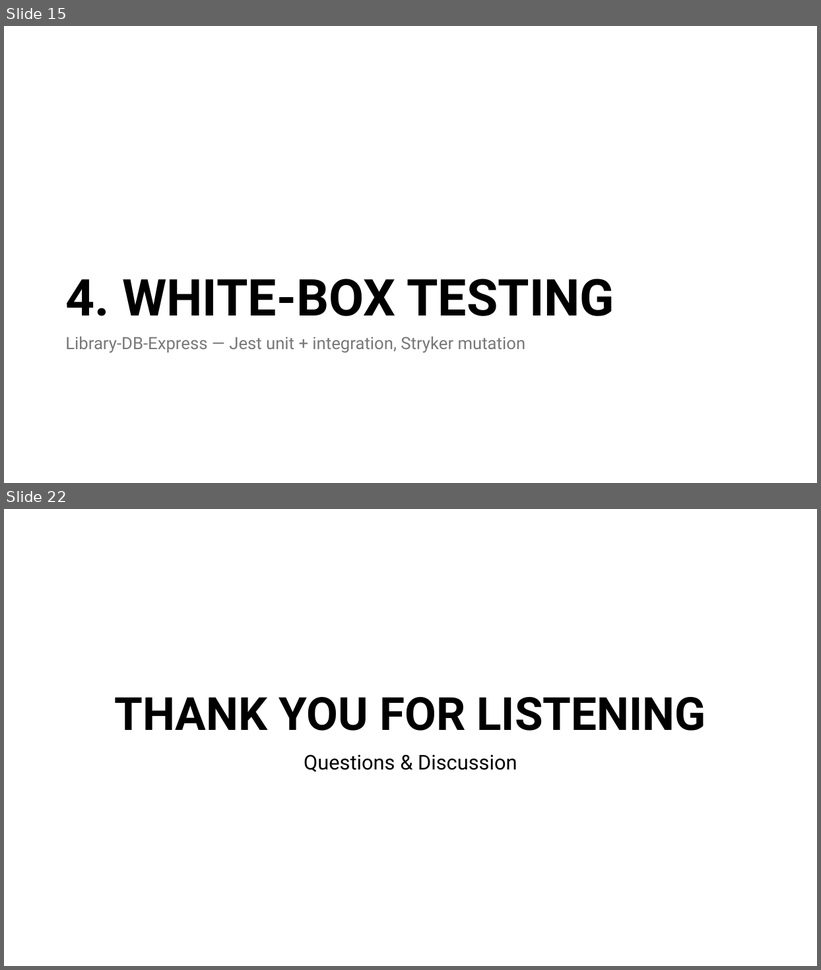
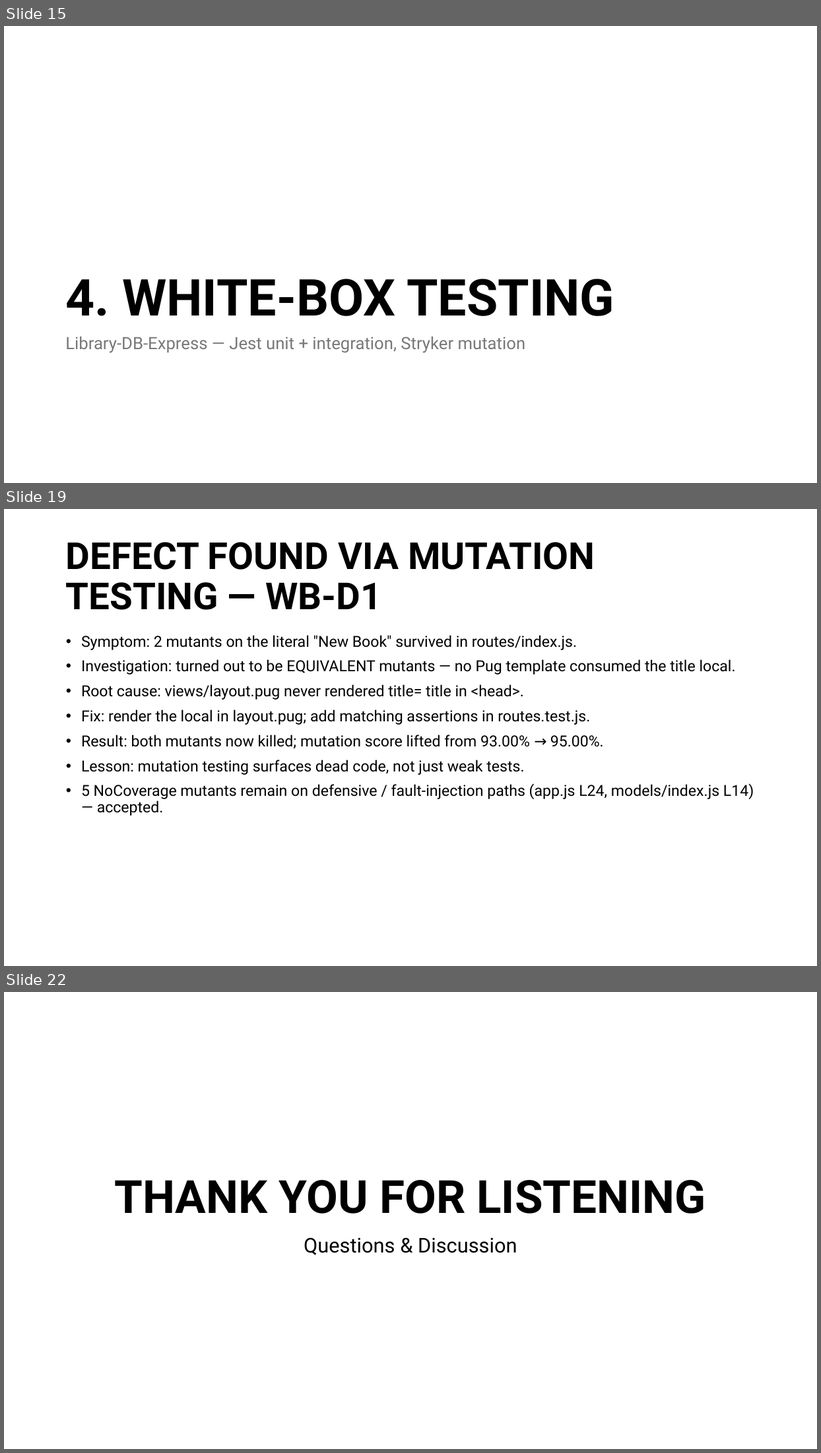
Before and after one commit to SE2226-YU-Spring/TestingProject, a slide deck: docs/Presentation.pptx. Shown one above the other, each under a label of ours: slides 15 and 22 before the commit, slides 15, 19 and 22 after it; the slides between them are not shown. The pictures are 821x970 and 821x1453 pixels, drawn with LibreOffice and Linux fonts; fonts in the diff are those of the drawing. Boxes give left, top, right and bottom in pixels: in the first picture for what was removed or moved away, otherwise in the second. Text is boxed around its words. In the diff, an @@ line names an element or a change of style, - is before the commit and + after.

```diff
--- a/docs/Presentation.pptx
+++ b/docs/Presentation.pptx
@@ slide 19 added at box(4, 509, 817, 966), background #FFFFFF @@
@@ title added at box(66, 542, 595, 610), 44 pt, text #000000, bold @@
+DEFECT FOUND VIA MUTATION TESTING — WB-D1
@@ text added at box(81, 635, 754, 816), 18 pt, text #000000 @@
+• Symptom: 2 mutants on the literal "New Book" survived in routes/index.js.
+• Investigation: turned out to be EQUIVALENT mutants — no Pug template consumed the title local.
+• Root cause: views/layout.pug never rendered title= title in <head>.
+• Fix: render the local in layout.pug; add matching assertions in routes.test.js.
+• Result: both mutants now killed; mutation score lifted from 93.00% → 95.00%.
+• Lesson: mutation testing surfaces dead code, not just weak tests.
+• 5 NoCoverage mutants remain on defensive / fault-injection paths (app.js L24, models/index.js L14) — accepted.
```
Also in this commit, not shown: 10 slides changed, 1 slide removed, 21 other files.
